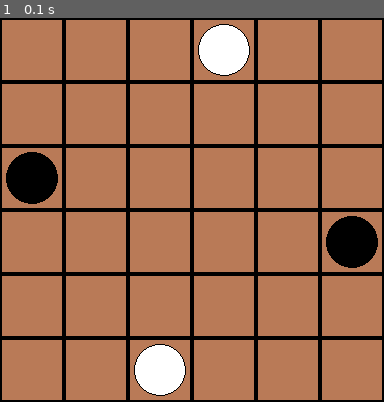
Above: before the commit, frame 1.
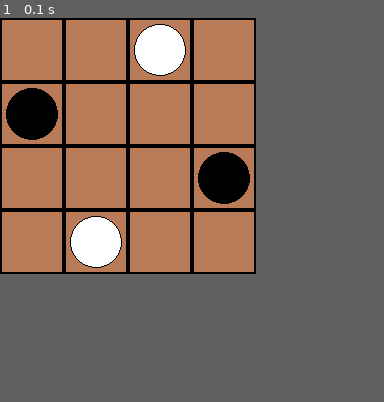
Above: after the commit, the same moment.

Repository: amaarquadri/perfect-information-game
Game: pygame game, started from src/scripts/view_game_file.py
The game is run twice, just before and just after one commit, with the same random seed, the same clock (stepped at 60 frames per second) and the same inputs.
Inputs:
- Up to frame 1 (0.1 s): no input
In our replay, the window is 384x384 before the commit and 256x256 after it. These sizes can differ from the game's own. Grey fills any space a smaller window leaves; there, only what the larger window draws over its background counts as a difference.

The runs differ from the first frame. In frame 1, 18% of the frame differs, in the area x 0-100%, y 0-100%.

Commit message:
cleaned up selection between 4x4 and 6x6 boards for amazons.py

Diff:
--- a/src/games/amazons.py
+++ b/src/games/amazons.py
@@ -4,16 +4,17 @@
 
 
 class Amazons(Game):
-    WHITE_STARTING_BOARD = np.array([[0, 0, 0, 1, 0, 0],
-                                     [0, 0, 0, 0, 0, 0],
-                                     [0, 0, 0, 0, 0, 0],
-                                     [0, 0, 0, 0, 0, 0],
-                                     [0, 0, 0, 0, 0, 0],
-                                     [0, 0, 1, 0, 0, 0]])
-    WHITE_STARTING_BOARD_4X4 = np.array([[0, 0, 1, 0],
+    WHITE_STARTING_BOARD_6x6 = np.array([[0, 0, 0, 1, 0, 0],
+                                         [0, 0, 0, 0, 0, 0],
+                                         [0, 0, 0, 0, 0, 0],
+                                         [0, 0, 0, 0, 0, 0],
+                                         [0, 0, 0, 0, 0, 0],
+                                         [0, 0, 1, 0, 0, 0]])
+    WHITE_STARTING_BOARD_4x4 = np.array([[0, 0, 1, 0],
                                          [0, 0, 0, 0],
                                          [0, 0, 0, 0],
                                          [0, 1, 0, 0]])
+    WHITE_STARTING_BOARD = WHITE_STARTING_BOARD_4x4
     BLACK_STARTING_BOARD = np.rot90(WHITE_STARTING_BOARD)
     STARTING_STATE = np.stack([WHITE_STARTING_BOARD,
                                BLACK_STARTING_BOARD,
